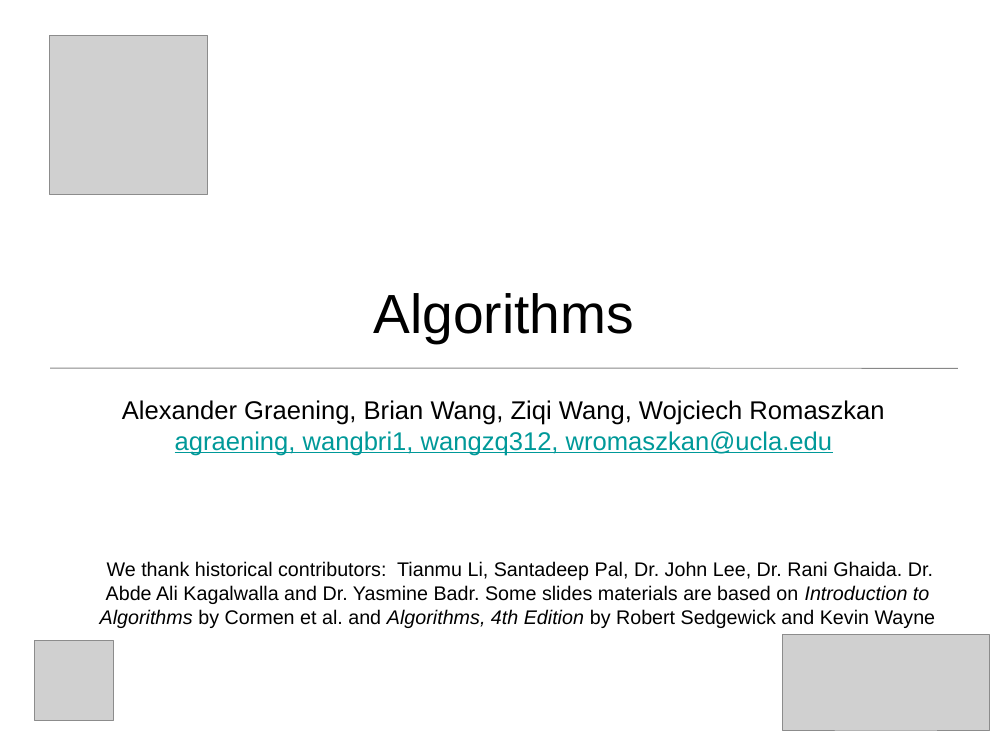
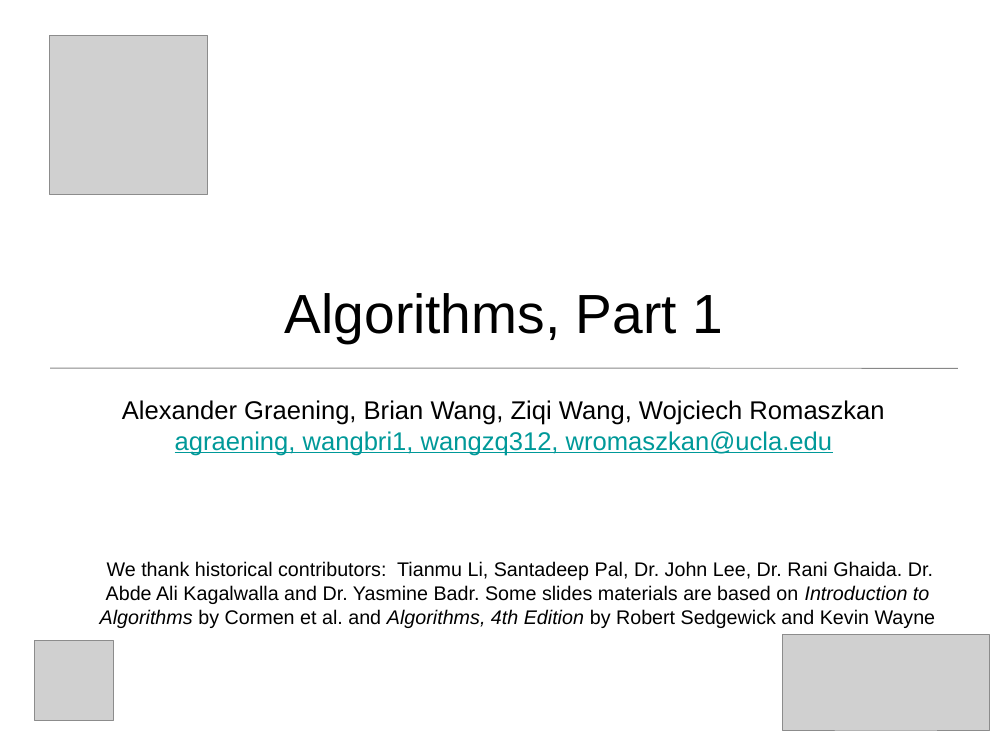
Before and after one commit to UCLA-LACC-21/M2_Algorithms, a slide deck: slide 1 of Algorithms_Module2_LACC21_part1.pptx. Drawn at 1008x756 pixels with LibreOffice and Linux fonts; fonts in the diff are those of the drawing; grey boxes stand for pictures. Boxes give left, top, right and bottom in pixels: in the first picture for what was removed or moved away, otherwise in the second. Text is boxed around its words. In the diff, an @@ line names an element or a change of style, - is before the commit and + after.

Commit message:
Completed part 1

```diff
--- a/Algorithms_Module2_LACC21_part1.pptx
+++ b/Algorithms_Module2_LACC21_part1.pptx
@@ title at <box>285,293,723,344</box>: text changed @@
-Algorithms
+Algorithms, Part 1
```
Also in this commit, not shown: 6 other slides changed, 6 slides added, 1 slide removed, 1 other file.
